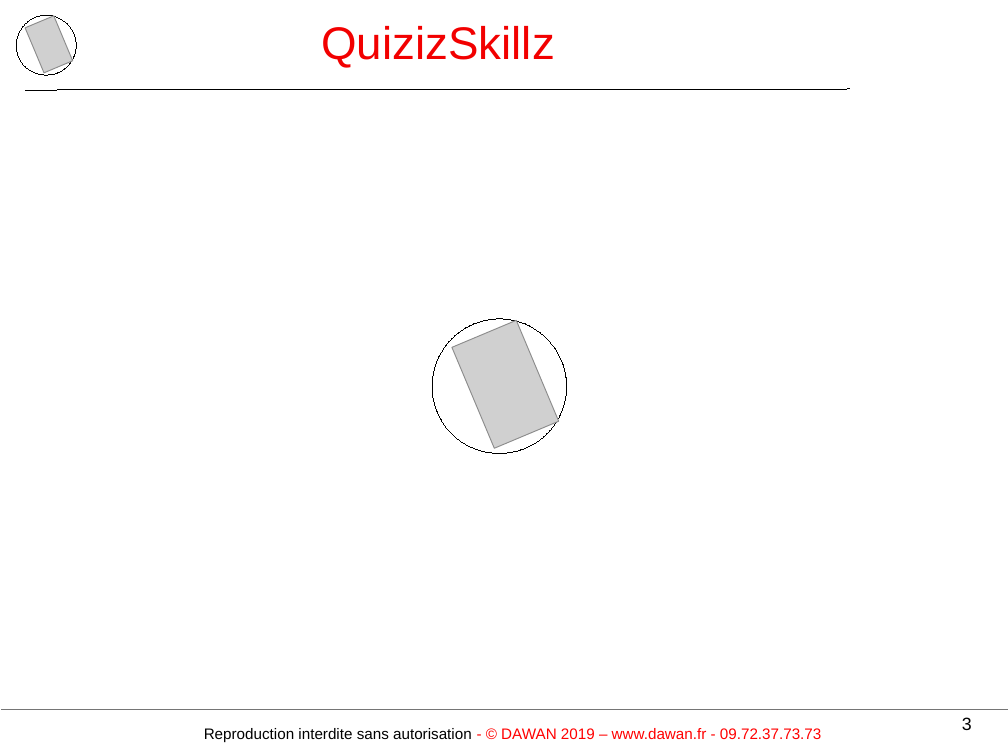
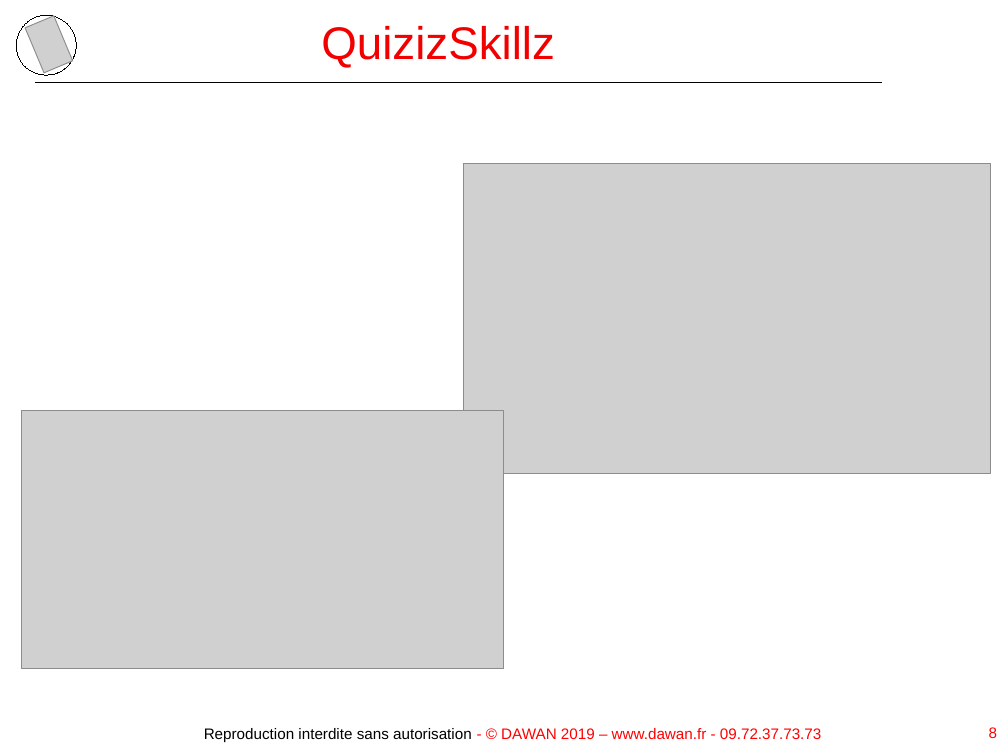
Before and after one commit to TeamLBnantes/QCM, a slide deck: slide 8 of 02Organisation/presentation de Mai/QuizIzSkillzAvecQCM.odp (slide 3 before the commit). Drawn at 1008x756 pixels with LibreOffice and Linux fonts; fonts in the diff are those of the drawing; grey boxes stand for pictures; background and template pictures are left out. Boxes give left, top, right and bottom in pixels: in the first picture for what was removed or moved away, otherwise in the second. Text is boxed around its words. In the diff, an @@ line names an element or a change of style, - is before the commit and + after.

```diff
--- a/02Organisation/presentation de Mai/QuizIzSkillzAvecQCM.odp
+++ b/02Organisation/presentation de Mai/QuizIzSkillzAvecQCM.odp
@@ freeform shape: place and size @@
-freeform shape at [0, 96, 1008, 717]
+freeform shape at [3, 85, 1008, 706]
@@ line moved from (25, 90) - (850, 89) to (36, 83) - (883, 83) @@
@@ picture at [464, 163, 992, 473]: rotation 67 to 0 degrees @@
@@ ellipse removed at [433, 319, 567, 454] @@
@@ picture added at [22, 411, 504, 669] @@
@@ line removed from (2, 710) to (1008, 710) @@
@@ page number removed at [962, 717, 972, 730] @@
-3
@@ page number added at [989, 727, 997, 738], 12 pt, text #FF0000 @@
+8
```
Also in this commit, not shown: 10 other slides changed, 6 slides added, 2 slides removed, 40 other files.
